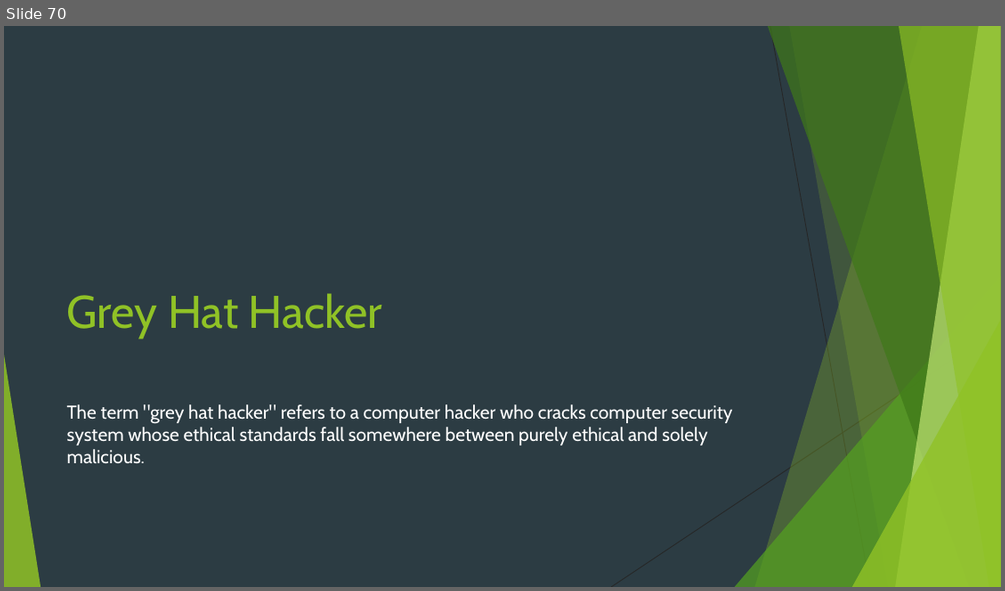
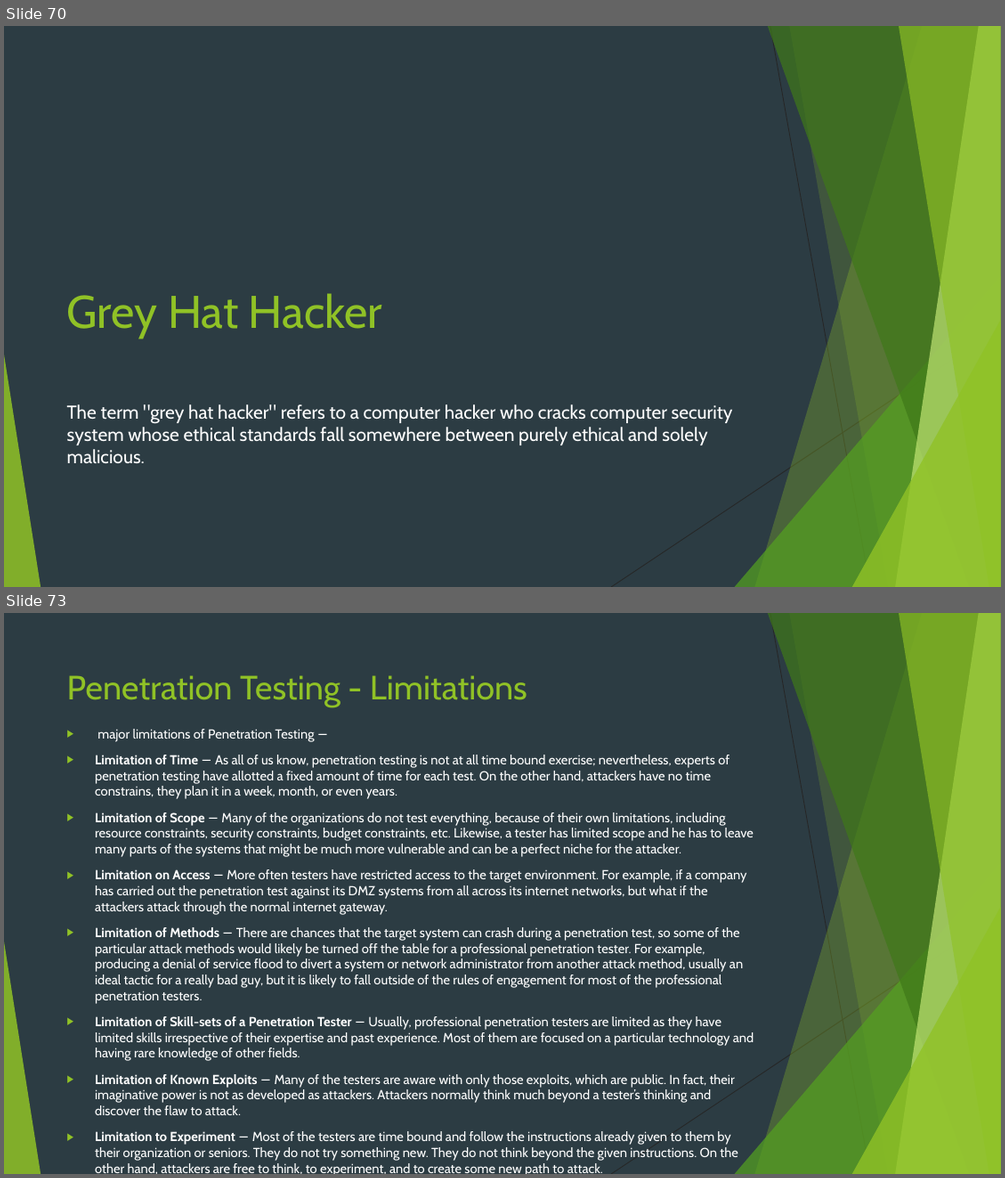
Before and after one commit to Navo26/SecurityTesting, a slide deck: PENETRATION TESTING.pptx. Shown one above the other, each under a label of ours: slide 70 before the commit, slides 70 and 73 after it; the slides between them are not shown. The pictures are 1005x591 and 1005x1178 pixels, drawn with LibreOffice and Linux fonts; fonts in the diff are those of the drawing. Boxes give left, top, right and bottom in pixels: in the first picture for what was removed or moved away, otherwise in the second. Text is boxed around its words. In the diff, an @@ line names an element or a change of style, - is before the commit and + after.

```diff
--- a/PENETRATION TESTING.pptx
+++ b/PENETRATION TESTING.pptx
@@ slide 73 added at box(4, 613, 1001, 1174), background #2C3C43; not listed: 10 template elements that a slide beside it also shows @@
@@ title added at box(67, 675, 527, 708), 32.4 pt, text #90C226 @@
+Penetration Testing - Limitations
@@ text added at box(95, 729, 753, 1144), 12.6 pt, text #FFFFFF @@
+▶ major limitations of Penetration Testing −
+▶ Limitation of Time − As all of us know, penetration testing is not at all time bound exercise; nevertheless, experts of penetration testing have allotted a fixed amount of time for each test. On the other hand, attackers have no time constrains, they plan it in a week, month, or even years.
+▶ Limitation of Scope − Many of the organizations do not test everything, because of their own limitations, including resource constraints, security constraints, budget constraints, etc. Likewise, a tester has limited scope and he has to leave many parts of the systems that might be much more vulnerable and can be a perfect niche for the attacker.
+▶ Limitation on Access − More often testers have restricted access to the target environment. For example, if a company has carried out the penetration test against its DMZ systems from all across its internet networks, but what if the attackers attack through the normal internet gateway.
+▶ Limitation of Methods − There are chances that the target system can crash during a penetration test, so some of the particular attack methods would likely be turned off the table for a professional penetration tester. For example, producing a denial of service flood to divert a system or network administrator from another attack method, usually an ideal tactic for a really bad guy, but it is likely to fall outside of the rules of engagement for most of the professional penetration testers.
+▶ Limitation of Skill-sets of a Penetration Tester − Usually, professional penetration testers are limited as they have limited skills irrespective of their expertise and past experience. Most of them are focused on a particular technology and having rare knowledge of other fields.
+▶ Limitation of Known Exploits − Many of the testers are aware with only those exploits, which are public. In fact, their imaginative power is not as developed as attackers. Attackers normally think much beyond a tester’s thinking and discover the flaw to attack.
+▶ Limitation to Experiment − Most of the testers are time bound and follow the instructions already given to them by their organization or seniors. They do not try something new. They do not think beyond the given instructions. On the other hand, attackers are free to think, to experiment, and to create some new path to attack.
```
Also in this commit, not shown: 4 other slides added.
